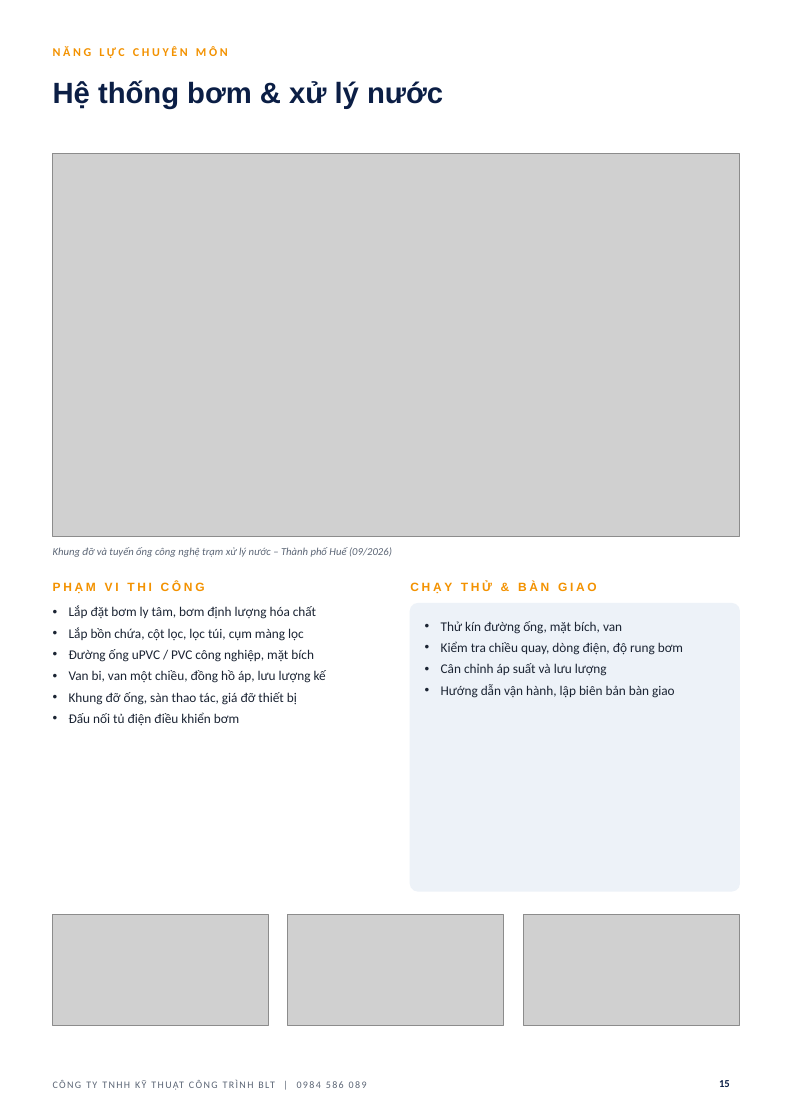
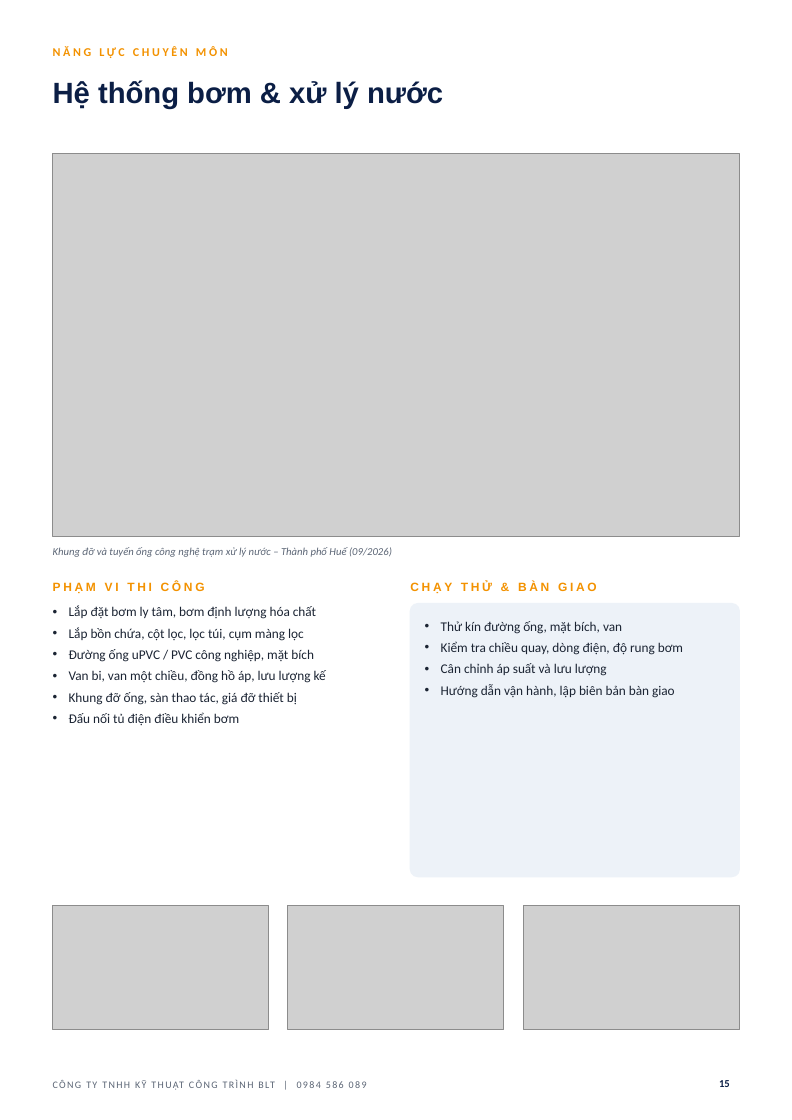
Before and after one commit to haquyenkl2-sys/C-NG-TY-CP-TH-NG-M-I-T-NG-H-P-MINH-PH-T, a slide deck: slide 15 of ho-so-nang-luc-BLT/HO_SO_NANG_LUC_BLT.pptx. Drawn at 792x1120 pixels with LibreOffice and Linux fonts; fonts in the diff are those of the drawing; grey boxes stand for pictures; background and template pictures are left out. Boxes give left, top, right and bottom in pixels: in the first picture for what was removed or moved away, otherwise in the second. Text is boxed around its words. In the diff, an @@ line names an element or a change of style, - is before the commit and + after.

```diff
--- a/ho-so-nang-luc-BLT/HO_SO_NANG_LUC_BLT.pptx
+++ b/ho-so-nang-luc-BLT/HO_SO_NANG_LUC_BLT.pptx
@@ rounded rectangle: place and size @@
-rounded rectangle at box(411, 603, 740, 891)
+rounded rectangle at box(411, 603, 740, 876)
@@ rounded rectangle at box(411, 603, 740, 876): proportions changed @@
@@ picture: place and size @@
-picture at box(53, 915, 269, 1025)
+picture at box(53, 905, 269, 1030)
@@ picture: place and size @@
-picture at box(288, 915, 505, 1025)
+picture at box(288, 905, 505, 1030)
@@ picture: place and size @@
-picture at box(523, 915, 739, 1025)
+picture at box(523, 905, 739, 1030)
```
Also in this commit, not shown: 2 other slides changed, 1 other file.
